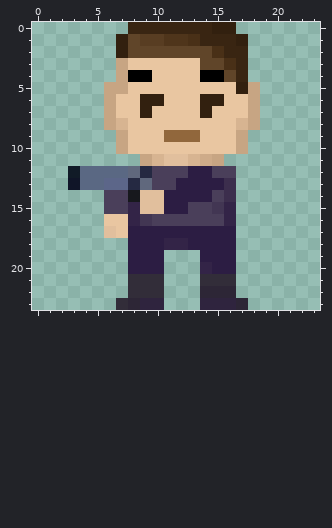
Pixel-art sprite, stored at Assets/Art/Player/gun1.png. This is how it looked before the edit.
The file is 24x24 pixels. Colours within 5 levels of each other are drawn and written as one.
The result:
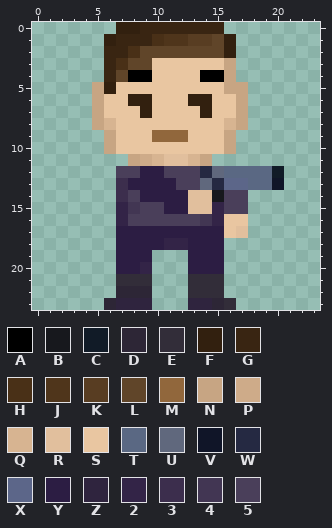
Palette (. is transparent): A #000000  B #17181d  C #111b27  D #2d2636  E #322d39  F #32200f  G #392512  H #493017  J #4f351b  K #583d22  L #604529  M #91673c  N #c7a583  P #ceab89  Q #d7b491  R #e1bf9d  S #e9c6a1  T #5a6883  U #60687d  V #101528  W #252942  X #5c6689  Y #2c1d43  Z #2f243e  2 #332447  3 #3c2e4d  4 #423653  5 #4a3f5a
Diff:
y 0: x 7..8 .G -> FF; x 15..16 FF -> G.
y 1: x 6..10 .FLKK -> FGGGH; x 13..17 HGGGF -> KKLF.
y 2: x 6..8 .FL -> GGH; x 15..17 HGG -> LF.
y 3: x 6..9 .NSS -> GHLL; x 14..17 LLHG -> SSN.
y 4: x 6..7 .N -> GL; x 16..17 LG -> N.
y 5: x 5..7 .NN -> NFS; x 16..18 SFN -> NN.
y 6: x 5..6 .N -> NS; x 8 S -> F; x 10 F -> S; x 13 S -> F; x 15 F -> S; x 17..18 SN -> N.
y 7: x 5..6 .N -> NS; x 17..18 SN -> N.
y 8: x 5..7 .NQ -> NQS; x 16..18 SQN -> QN.
y 9: x 6..7 .N -> NS; x 10 S -> M; x 13 M -> S; x 16..17 SN -> N.
y 10: x 6..7 .N -> NS; x 16..17 SN -> N.
y 11: x 8..9 .N -> NP; x 14..15 PN -> N.
y 12: x 3..10 CTTTTUW5 -> ....55YY; x 13..20 YY55.... -> 5WUTTTTC
y 13: x 3..20 VTTXXWU55YYYY3.... -> ....3YYYY55UWXXTTV
y 14: x 6..10 55BRR -> .35YY; x 13..17 YY53. -> RRB55
y 15: x 6..10 552RR -> .2455; x 13..17 5542. -> RR255
y 16: x 6..9 SS24 -> .255; x 14..17 552. -> 42SS
y 17: x 6..7 RS -> .Y; x 16..17 Y. -> SR
y 18: x 7 . -> Y; x 16 Y -> .
y 19: x 7 . -> Y; x 10 Y -> .; x 13 . -> Y; x 16 Y -> .
y 20: x 7 . -> Y; x 9..10 YY -> 2.; x 13..14 .2 -> YY; x 16 Y -> .
y 21: x 7 . -> E; x 10 E -> .; x 13 . -> E; x 16 E -> .
y 22: x 7..10 .EEE -> DDD.; x 13..16 .DDD -> EEE.
y 23: x 6..8 .ED -> DZZ; x 10 Z -> .; x 13 . -> Z; x 15..17 ZZD -> DE.
Where, in picture pixels (left, top, right, bottom), the same in both pictures:
changed: (68, 22, 284, 310)
